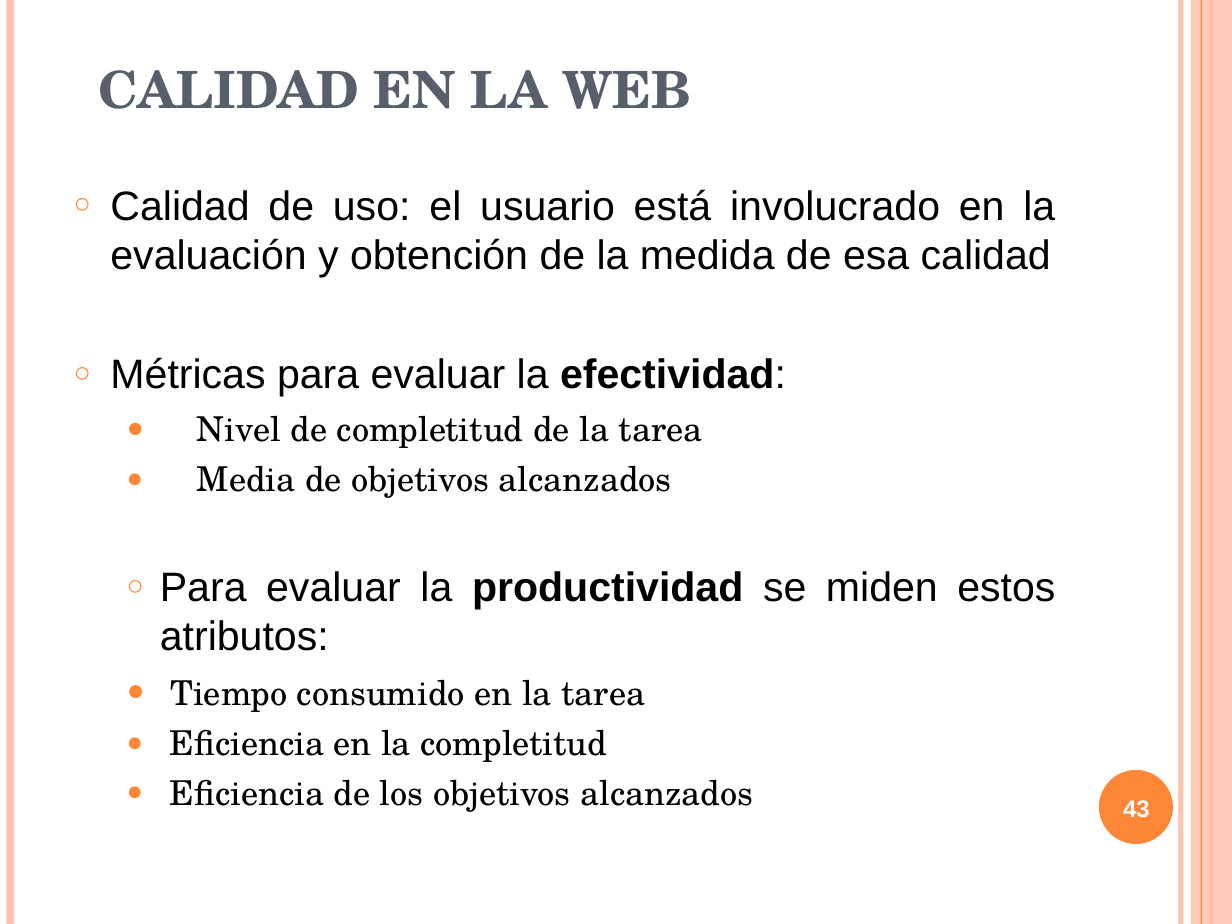
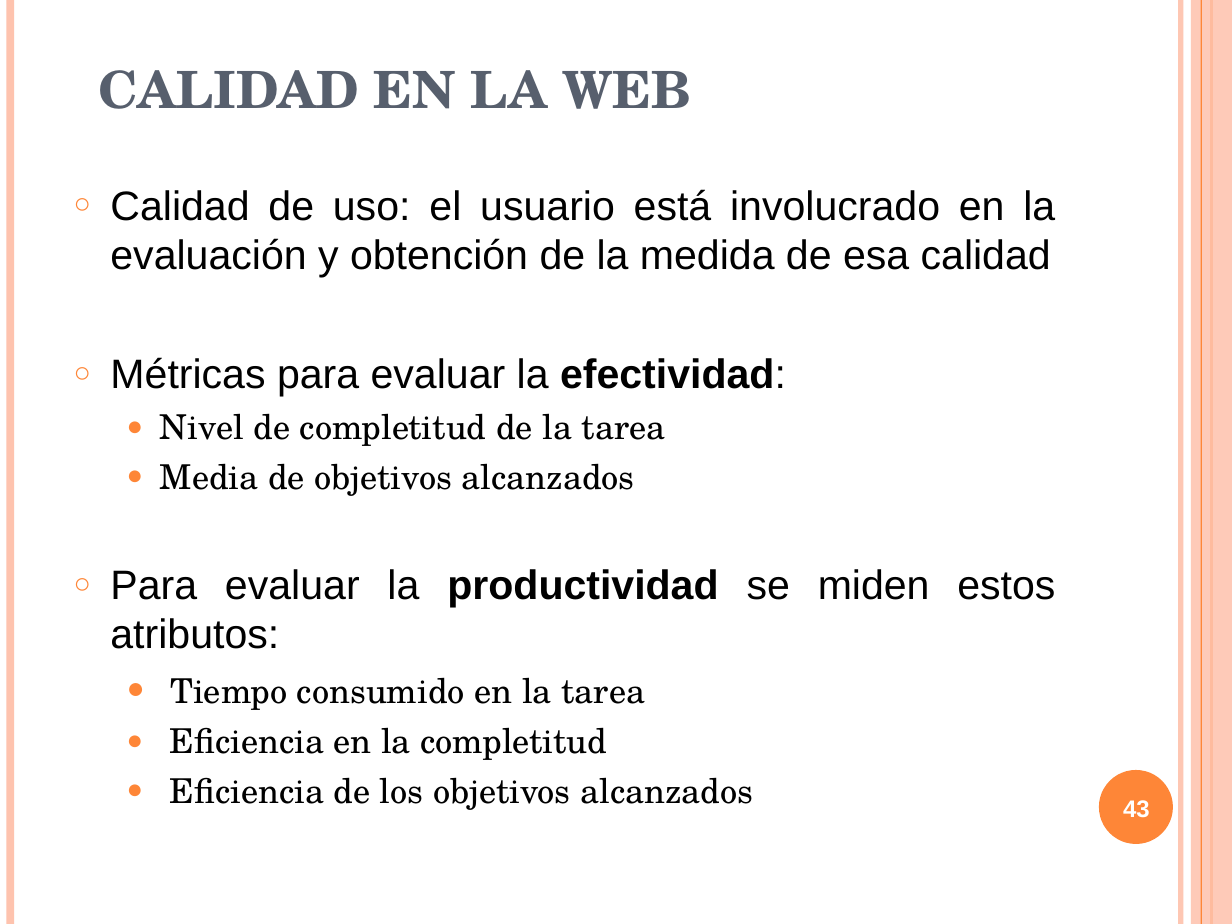
Before and after one commit to txedo/isi-auditoria, a slide deck: slide 43 of calidad/Trabajo/presentacion/presentacionCalidad.ppt. Drawn at 1232x924 pixels with LibreOffice and Linux fonts; fonts in the diff are those of the drawing. Boxes give left, top, right and bottom in pixels: in the first picture for what was removed or moved away, otherwise in the second. Text is boxed around its words. In the diff, an @@ line names an element or a change of style, - is before the commit and + after.

```diff
--- a/calidad/Trabajo/presentacion/presentacionCalidad.ppt
+++ b/calidad/Trabajo/presentacion/presentacionCalidad.ppt
@@ text at <box>110,569,1055,649</box>: list level 2 to 1 in "Para evaluar la productividad se ..." @@
```
Also in this commit, not shown: 14 other slides changed, 6 slides removed, 1 other file.
